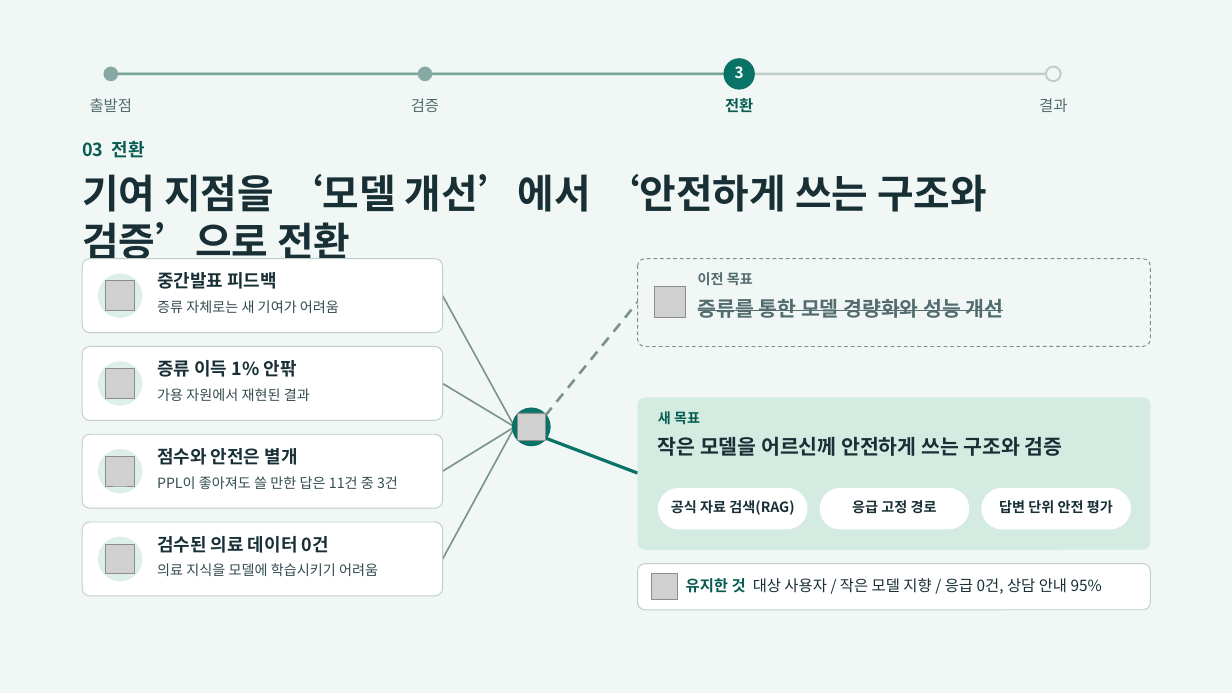
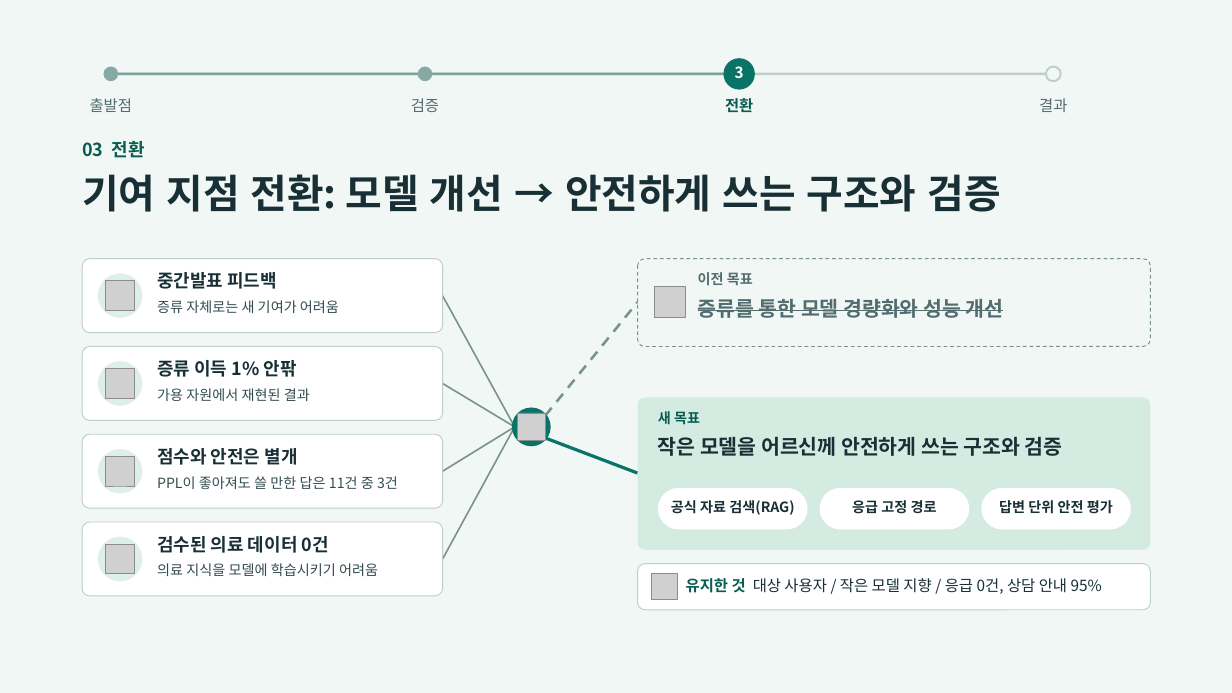
Before and after one commit to YOONPYOGitHub/knowledge-distillation, a slide deck: slide 6 of 261203_프로젝트_최종발표_ver3.0(GPT)_길량 수정.pptx (slide 10 before the commit). Drawn at 1232x693 pixels with LibreOffice and Linux fonts; fonts in the diff are those of the drawing; grey boxes stand for pictures. Boxes give left, top, right and bottom in pixels: in the first picture for what was removed or moved away, otherwise in the second. Text is boxed around its words. In the diff, an @@ line names an element or a change of style, - is before the commit and + after.

```diff
--- a/261203_프로젝트_최종발표_ver3.0(GPT)_길량 수정.pptx
+++ b/261203_프로젝트_최종발표_ver3.0(GPT)_길량 수정.pptx
@@ text at [82, 174, 1001, 212]: text changed @@
-기여 지점을 ‘모델 개선’에서 ‘안전하게 쓰는 구조와 검증’으로 전환
+기여 지점 전환: 모델 개선 → 안전하게 쓰는 구조와 검증
```
Also in this commit, not shown: 22 slides removed, 9 other files.
